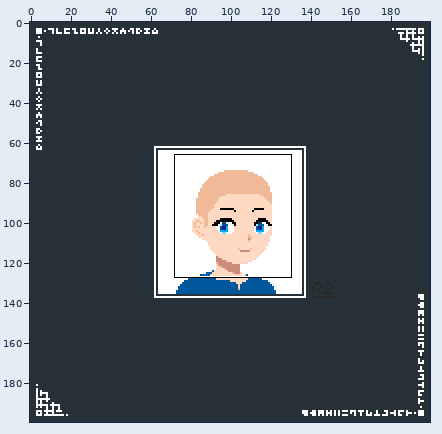
A pixel-art file gets an edit: works/portrait/r2_portrait_20210818.aseprite. Above, an overview of the earlier version with the close-up marked.
Close-up. First the earlier version:
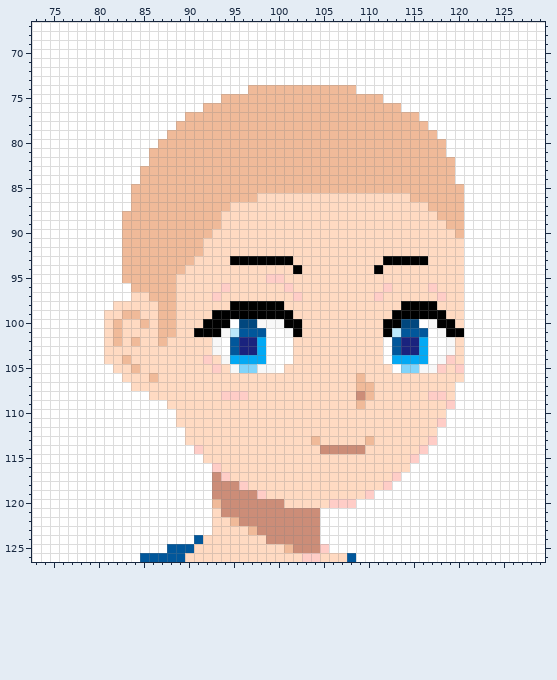
200x200 pixels, 1 frame. Shown: x 73..129, y 67..126.
Now the later version:
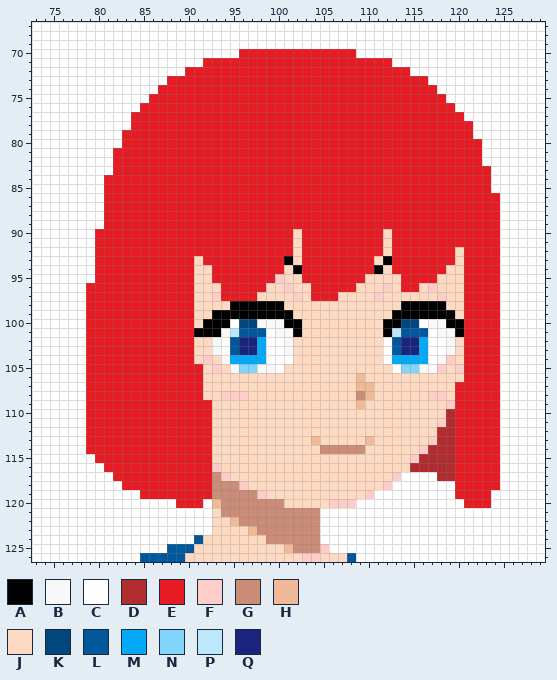
Palette (. is transparent): A #000000  B #f8f8f8  C #ffffff  D #b02c2e  E #e51c23  F #ffcdc7  G #cc8d78  H #f0ba99  J #ffdac2  K #01477e  L #01579b  M #03a9f4  N #81d4fa  P #bbe8fa  Q #1a237e
Diff:
layer "face" added
layer "hair" added
layer "body" removed
Changed rows in their new state; - is an unchanged pixel.
Layers "hair", "face":
first column x 79:
 70 -----------------EEEEEEEEEEEEE----------------
 71 -------------EEEEEEEEEEEEEEEEEEEEE------------
 72 -----------EEEEEEEEEEEEEEEEEEEEEEEEE----------
 73 ---------EEEEEEEEEEEEEEEEEEEEEEEEEEEEE--------
 74 --------EEEEEEEEEEEEEEEEEEEEEEEEEEEEEEE-------
 75 -------EEEEEEEEEEEEEEEEEEEEEEEEEEEEEEEEE------
 76 ------EEEEEEEEEEEEEEEEEEEEEEEEEEEEEEEEEEE-----
 77 -----EEEEEEEEEEEEEEEEEEEEEEEEEEEEEEEEEEEEE----
 78 -----EEEEEEEEEEEEEEEEEEEEEEEEEEEEEEEEEEEEEE---
 79 ----EEEEEEEEEEEEEEEEEEEEEEEEEEEEEEEEEEEEEEE---
 80 ----EEEEEEEEEEEEEEEEEEEEEEEEEEEEEEEEEEEEEEEE--
 81 ---EEEEEEEEEEEEEEEEEEEEEEEEEEEEEEEEEEEEEEEEE--
 82 ---EEEEEEEEEEEEEEEEEEEEEEEEEEEEEEEEEEEEEEEEE--
 83 ---EEEEEEEEEEEEEEEEEEEEEEEEEEEEEEEEEEEEEEEEEE-
 84 --EEEEEEEEEEEEEEEEEEEEEEEEEEEEEEEEEEEEEEEEEEE-
 85 --EEEEEEEEEEEEEEEEEEEEEEEEEEEEEEEEEEEEEEEEEEE-
 86 --EEEEEEEEEEEEEEEEEEEEEEEEEEEEEEEEEEEEEEEEEEEE
 87 --EEEEEEEEEEEEEEEEEEEEEEEEEEEEEEEEEEEEEEEEEEEE
 88 --EEEEEEEEEEEEEEEEEEEEEEEEEEEEEEEEEEEEEEEEEEEE
 89 --EEEEEEEEEEEEEEEEEEEEEEEEEEEEEEEEEEEEEEEEEEEE
 90 -EEEEEEEEEEEEEEEEEEEEEE-EEEEEEEEE-EEEEEEEEEEEE
 91 -EEEEEEEEEEEEEEEEEEEEEE-EEEEEEEEE-EEEEEEEEEEEE
 92 -EEEEEEEEEEEEEEEEEEEEEE-EEEEEEEEE-EEEEEEE-EEEE
 93 -EEEEEEEEEEE-EEEEEEEEE--EEEEEEEE--EEEEEEE-EEEE
 94 -EEEEEEEEEEE--EEEEEEEE--EEEEEEEE--EEEEEE--EEEE
 95 -EEEEEEEEEEE--EEEEEEE---EEEEEEE----EEEE---EEEE
 96 EEEEEEEEEEEE---EEEEE-----EEEEE-----EE-----EEEE
 97 EEEEEEEEEEEE---EEEE------EEE--------------EEEE
 98 EEEEEEEEEEEE---------------------------A--EEEE
 99 EEEEEEEEEEEE----------------------------A-EEEE
100 EEEEEEEEEEEE---------------------------B-AEEEE
101 EEEEEEEEEEEE---------B------------------B-EEEE
102 EEEEEEEEEEEE----------B-------------------EEEE
103 EEEEEEEEEEEE----------B-------------------EEEE
104 EEEEEEEEEEEE------------------------------EEEE
105 EEEEEEEEEEEEE-----------------------------EEEE
106 EEEEEEEEEEEEE-----------------------------EEEE
107 EEEEEEEEEEEEE----------------------------EEEEE
108 EEEEEEEEEEEEE----------------------------EEEEE
109 EEEEEEEEEEEEEE---------------------------EEEEE
110 EEEEEEEEEEEEEE--------------------------DEEEEE
111 EEEEEEEEEEEEEE--------------------------DEEEEE
112 EEEEEEEEEEEEEE-------------------------DDEEEEE
113 EEEEEEEEEEEEEE-------------------------DDEEEEE
114 EEEEEEEEEEEEEE------------------------DDDEEEEE
115 -EEEEEEEEEEEEE-----------------------DDDDEEEEE
116 --EEEEEEEEEEEE----------------------DDDDDEEEEE
117 ---EEEEEEEEEEE-------------------------DDEEEEE
118 ----EEEEEEEEEE---------------------------EEEEE
119 ------EEEEEEEE---------------------------EEEE-
120 ----------EEE-----------------------------EEE-
Boxes around the changes in both close-ups, in picture pixels (x1, y1, x2, y2):
changed: (86, 49, 500, 508)
